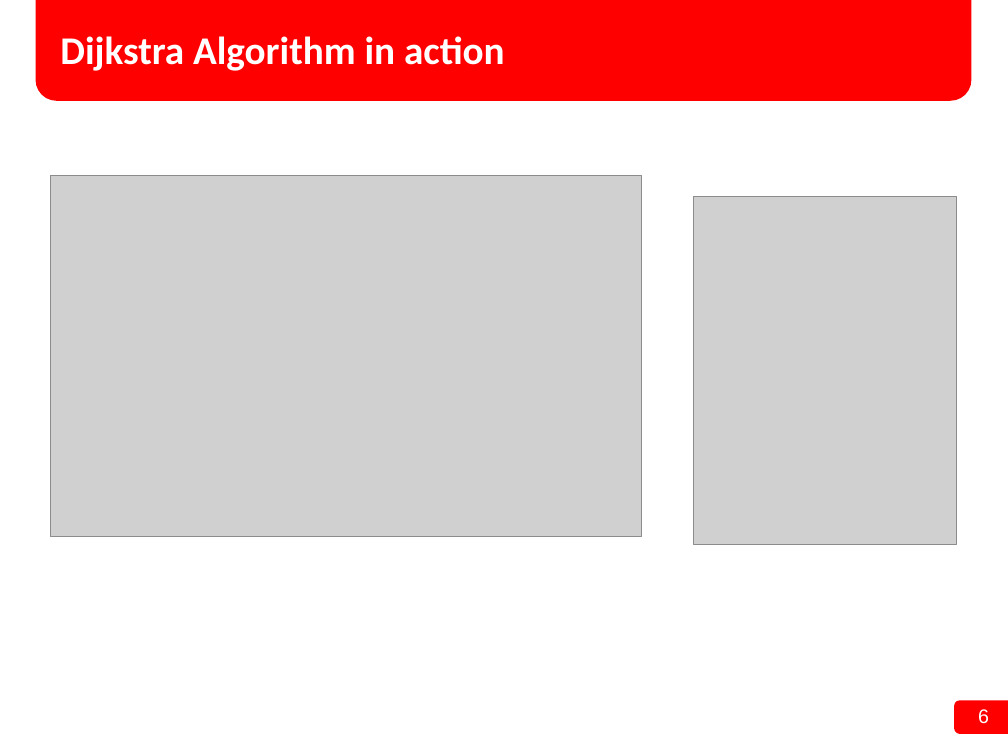
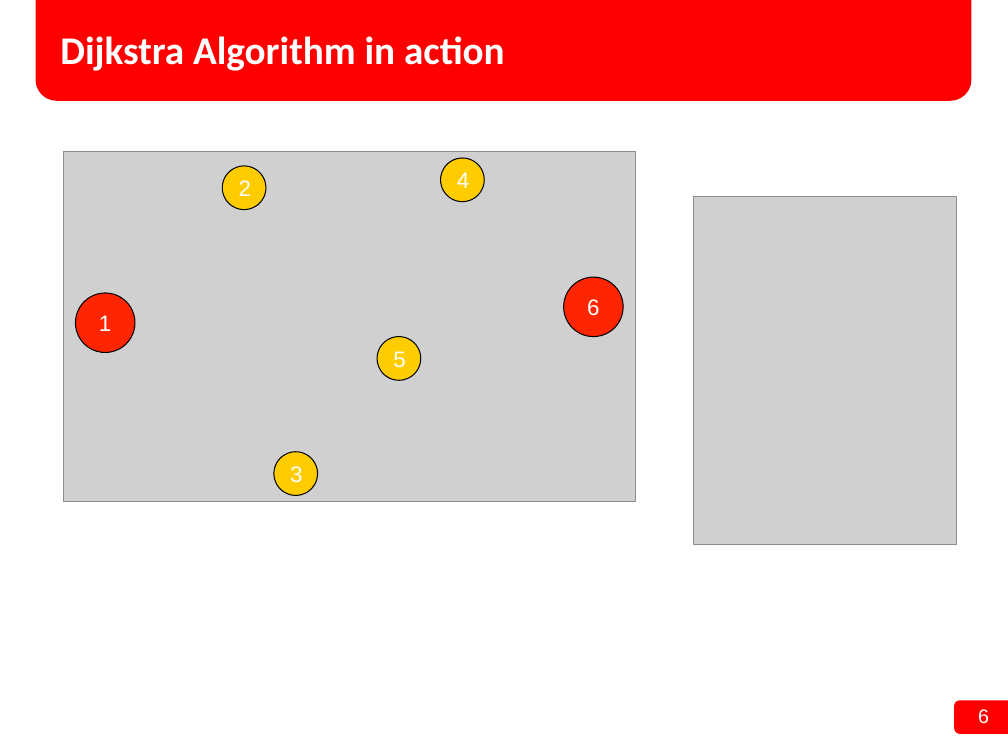
Before and after one commit to gobbigustavo/PaiDePiper, a slide deck: slide 6 of Old project/Dijkstra/Dijkstra - Seminário.ppt. Drawn at 1008x756 pixels with LibreOffice and Linux fonts; fonts in the diff are those of the drawing; grey boxes stand for pictures; background and template pictures are left out. Boxes give left, top, right and bottom in pixels: in the first picture for what was removed or moved away, otherwise in the second. Text is boxed around its words. In the diff, an @@ line names an element or a change of style, - is before the commit and + after.

Commit message:
Dijkstra slides updated 0.1

```diff
--- a/Old project/Dijkstra/Dijkstra - Seminário.ppt
+++ b/Old project/Dijkstra/Dijkstra - Seminário.ppt
@@ picture: place and size @@
-picture at (50, 175, 641, 536)
+picture at (64, 152, 636, 502)
@@ group added at (76, 158, 623, 495): 6 ellipses @@
+1
+6
+2
+3
+4
+5
```
Also in this commit, not shown: 2 other slides changed.
